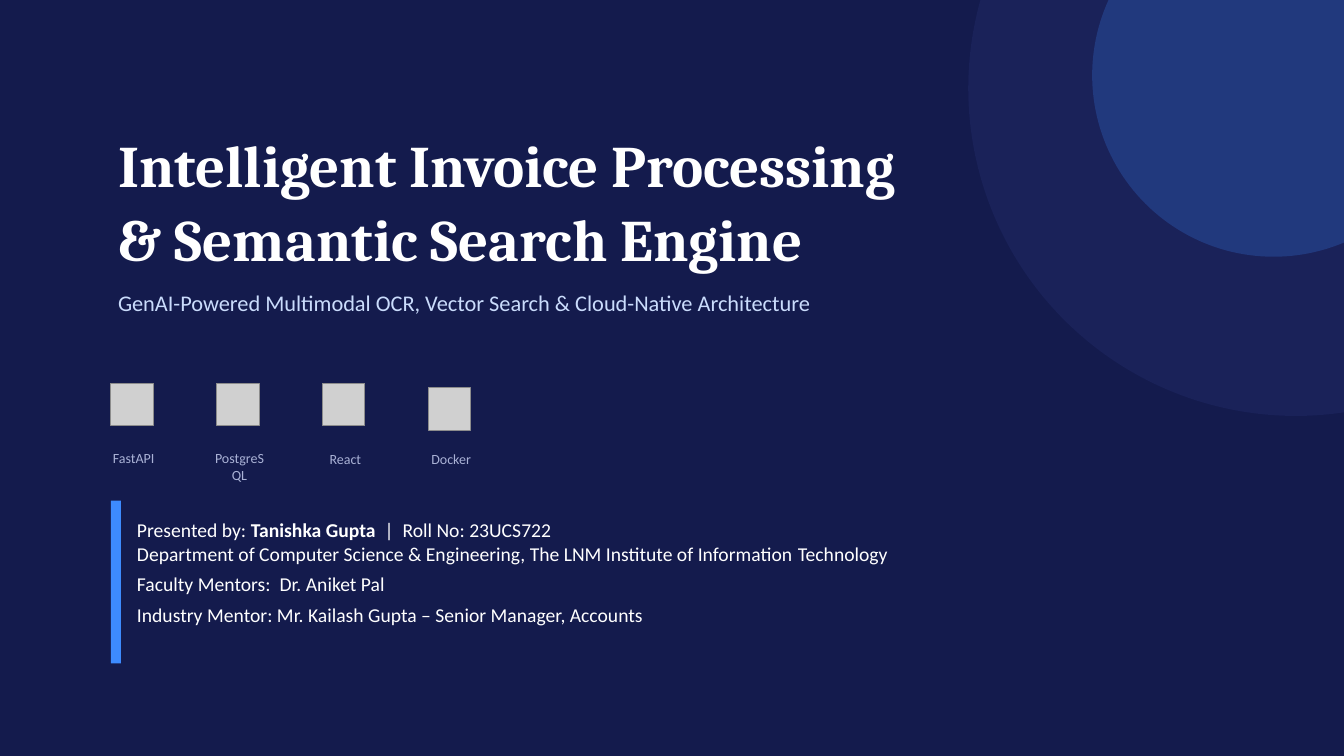
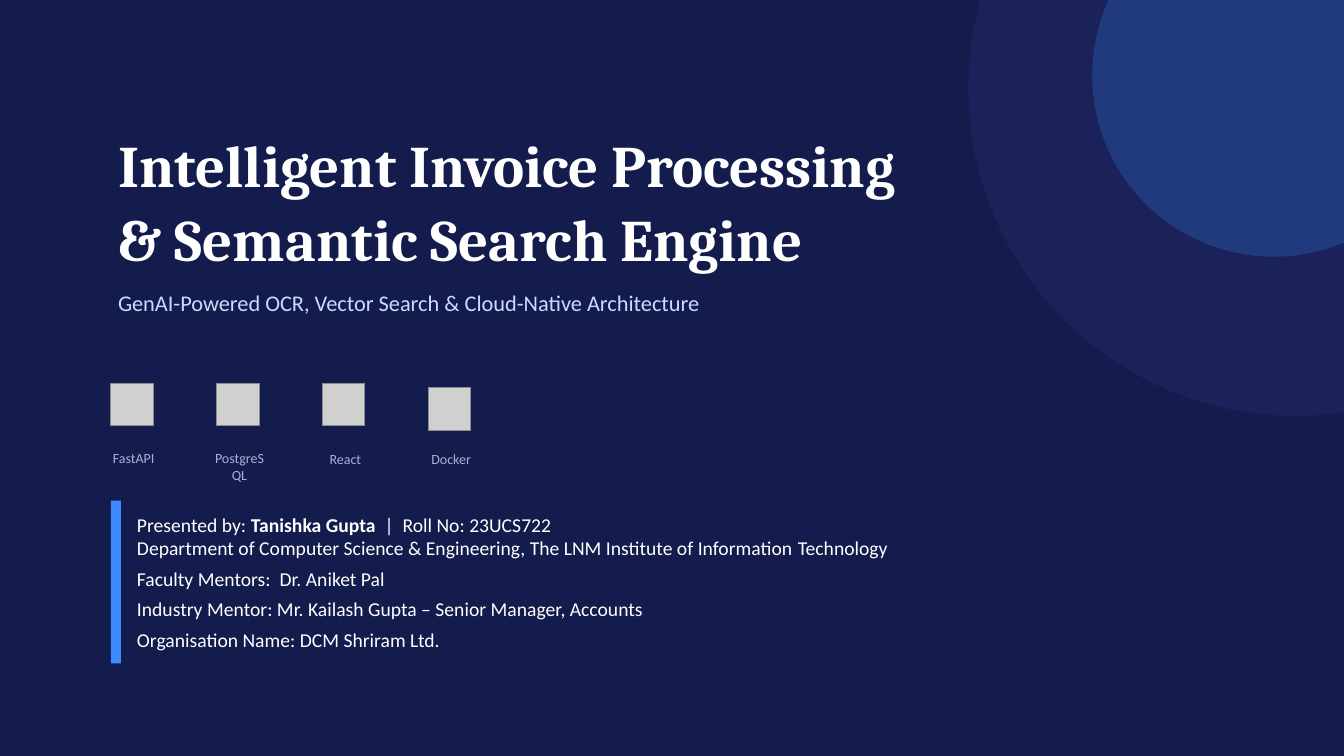
Before and after one commit to tanishkaGupta8/intelligent-invoice-processing, a slide deck: slide 1 of TanishkaGupta Intern PPT.pptx. Drawn at 1344x756 pixels with LibreOffice and Linux fonts; fonts in the diff are those of the drawing; grey boxes stand for pictures. Boxes give left, top, right and bottom in pixels: in the first picture for what was removed or moved away, otherwise in the second. Text is boxed around its words. In the diff, an @@ line names an element or a change of style, - is before the commit and + after.

```diff
--- a/TanishkaGupta Intern PPT.pptx
+++ b/TanishkaGupta Intern PPT.pptx
@@ text at [118,295,699,314]: text changed @@
-GenAI-Powered Multimodal OCR, Vector Search & Cloud-Native Architecture
+GenAI-Powered OCR, Vector Search & Cloud-Native Architecture
@@ text at [137,633,439,651]: paragraph added @@
+Organisation Name: DCM Shriram Ltd.
```
Also in this commit, not shown: 1 other slide changed, 1 slide removed, 1 other file.
